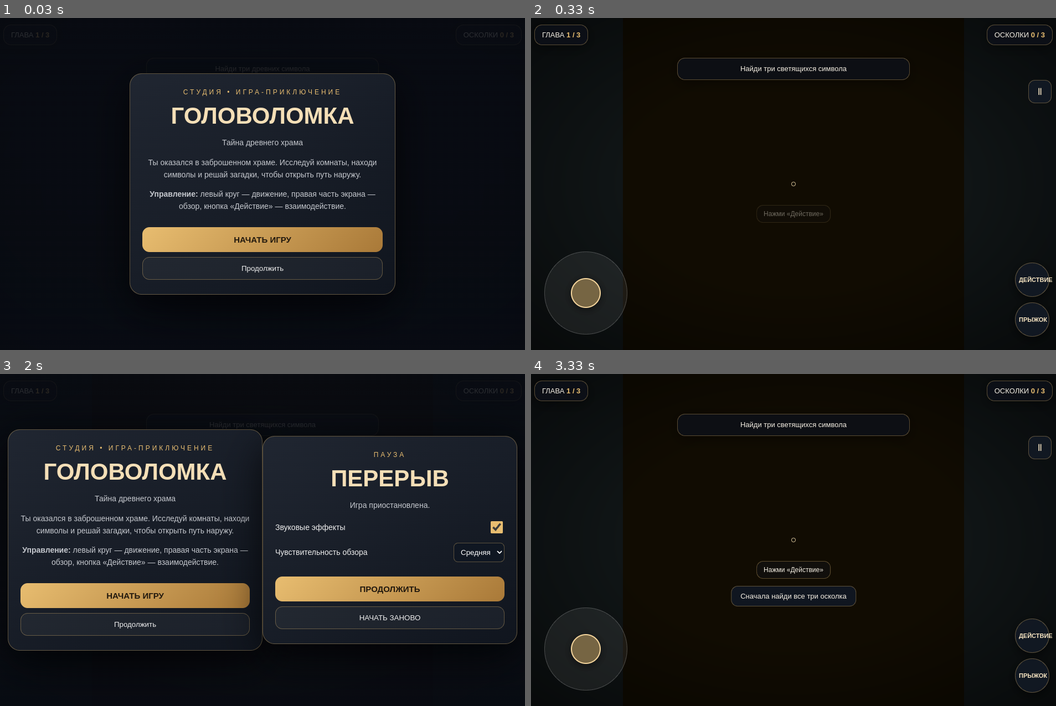
Above: before the commit, frames 1-4 (two rows, left to right).
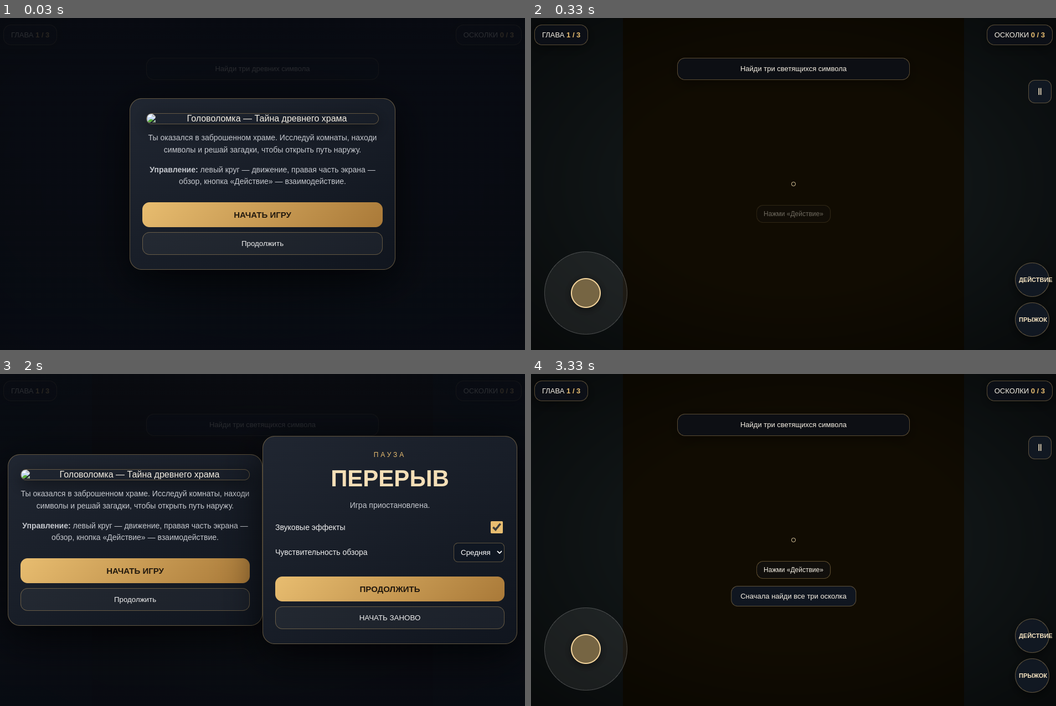
Above: after the commit, the same moments.

Repository: p30lite17-sketch/golovolomka-game
Game: browser game, page index.html
The game is run twice, just before and just after one commit, with the same random seed, the same clock (stepped at 60 frames per second) and the same inputs.
Inputs (mouse positions are in pixels of both pictures, inside the frame that each line leads up to):
- Up to frame 1 (0.03 s): no input
- Up to frame 2 (0.33 s): click "НАЧАТЬ ИГРУ" at 0.27 s
- Up to frame 3 (2 s): click "Ⅱ" at 1.27 s; tap E at 1.52 s; click "НАЧАТЬ ЗАНОВО" at 1.77 s
- Up to frame 4 (3.33 s): click "ПРОДОЛЖИТЬ" at 2.02 s; tap Enter at 2.27 s; click (583, 649) at 2.77 s

The runs differ from the first frame. In frame 1, 16% of the frame differs, in the area x 24-76%, y 16-84%; in frame 2, nothing differs; in frame 3, 15%; in frame 4, nothing differs.

Commit message:
Add files via upload

Diff:
--- a/index.html
+++ b/index.html
@@ -5,6 +5,10 @@
 <meta name="viewport" content="width=device-width, initial-scale=1, maximum-scale=1, user-scalable=no">
 <meta name="theme-color" content="#10131b">
 <title>Головоломка — Тайна древнего храма</title>
+<link rel="icon" type="image/png" href="assets/app-icon.png">
+<link rel="apple-touch-icon" href="assets/app-icon.png">
+<meta name="apple-mobile-web-app-capable" content="yes">
+<meta name="apple-mobile-web-app-title" content="Головоломка">
 <style>
 :root{--gold:#e8bd70;--glass:rgba(12,16,25,.82);--line:rgba(232,189,112,.35)}
 *{box-sizing:border-box}html,body{margin:0;width:100%;height:100%;overflow:hidden;background:#090c12;color:#f4eee2;font-family:Arial,sans-serif;touch-action:none}
@@ -31,6 +35,7 @@
 #panel{position:fixed;z-index:10;inset:0;display:flex;align-items:center;justify-content:center;background:linear-gradient(#080b12d9,#080b12f2);padding:20px}
 .window{width:min(92vw,480px);max-height:90vh;overflow:auto;background:linear-gradient(145deg,#202631,#10151e);border:1px solid var(--line);border-radius:22px;padding:26px 22px;text-align:center;box-shadow:0 20px 70px #000b}
 .logo{font-size:12px;letter-spacing:4px;color:var(--gold);margin-bottom:12px}
+.brandLogo{display:block;width:100%;max-width:420px;height:auto;margin:0 auto 10px;border-radius:14px;border:1px solid var(--line);box-shadow:0 8px 28px #0008}
 h1{font-size:clamp(27px,7vw,42px);margin:8px 0 12px;color:#f5dfb7}
 p{color:#c5c8ce;line-height:1.55;font-size:14px}
 .primary{border:0;border-radius:13px;padding:14px 22px;background:linear-gradient(135deg,#e8bd70,#a97938);color:#21180d;font-weight:800;font-size:15px;margin-top:12px;width:100%}
@@ -66,9 +71,7 @@
 <div id="toast"></div>
 <div id="panel">
  <div class="window" id="startWindow">
-  <div class="logo">СТУДИЯ • ИГРА-ПРИКЛЮЧЕНИЕ</div>
-  <h1>ГОЛОВОЛОМКА</h1>
-  <p>Тайна древнего храма</p>
+  <img class="brandLogo" src="assets/logo-title.jpg" alt="Головоломка — Тайна древнего храма">
   <p>Ты оказался в заброшенном храме. Исследуй комнаты, находи символы и решай загадки, чтобы открыть путь наружу.</p>
   <p><b>Управление:</b> левый круг — движение, правая часть экрана — обзор, кнопка «Действие» — взаимодействие.</p>
   <button class="primary" id="startBtn">НАЧАТЬ ИГРУ</button>
--- a/ИНСТРУКЦИЯ.txt
+++ b/ИНСТРУКЦИЯ.txt
@@ -1,41 +1,12 @@
-ГОТОВАЯ СБОРКА: «ГОЛОВОЛОМКА — ТАЙНА ДРЕВНЕГО ХРАМА»
+ОБНОВЛЕНИЕ ЛОГОТИПА И ИКОНКИ ИГРЫ
 
-В архиве находится готовая браузерная 3D-игра и эта инструкция.
+В архиве: обновлённый index.html и папка assets с логотипом стартового экрана и иконкой сайта/iPhone.
 
-СОДЕРЖАНИЕ ИГРЫ
-- Три последовательные комнаты древнего храма.
-- Исследование пространства от первого лица.
-- Подбор трёх осколков в первой комнате.
-- Четыре руны и загадка с последовательностью символов во второй комнате.
-- Пять печатей и финальный кодовый замок в третьей комнате.
-- Мобильное управление, прыжок, пауза, звуковые эффекты.
-- Настройка чувствительности обзора и отключение звуков.
-- Сохранение прогресса в браузере устройства.
+ЗАГРУЗКА НА GITHUB:
+1. Распакуйте архив.
+2. В репозитории выберите Add file → Upload files.
+3. Загрузите index.html И папку assets целиком (в ней два изображения).
+4. Нажмите Commit changes.
+5. После публикации откройте сайт и обновите его.
 
-УПРАВЛЕНИЕ НА ТЕЛЕФОНЕ
-- Левый виртуальный джойстик — движение.
-- Правая часть экрана — поворот камеры.
-- ДЕЙСТВИЕ — взаимодействие с предметами и механизмами.
-- ПРЫЖОК — прыжок.
-- Кнопка II вверху — пауза.
-
-УПРАВЛЕНИЕ НА КОМПЬЮТЕРЕ
-- W / A / S / D или стрелки — движение.
-- Мышь в правой области игры — обзор.
-- E или Enter — действие.
-- Пробел — прыжок.
-- Esc — пауза.
-
-КАК ОПУБЛИКОВАТЬ НА GITHUB PAGES
-1. Распакуйте архив.
-2. Откройте репозиторий p30lite17-sketch/golovolomka-game.
-3. Нажмите Add file → Upload files.
-4. Загрузите index.html вместо существующего.
-5. Нажмите Commit changes.
-6. Дождитесь обновления GitHub Pages и откройте:
-   https://p30lite17-sketch.github.io/golovolomka-game/
-
-ВАЖНО
-- Это готовый учебный прототип в формате веб-игры, а не нативное приложение App Store.
-- Для загрузки библиотеки Three.js нужен интернет.
-- Сохранение хранится локально в браузере; очистка данных сайта может удалить прогресс.
+Чтобы добавить на iPhone: Safari → Поделиться → На экран Домой → Добавить. Иконка может обновиться не сразу, если сайт уже был добавлен на экран Домой. В таком случае удалите старый ярлык и добавьте заново.
Binary file added: app-icon.png
